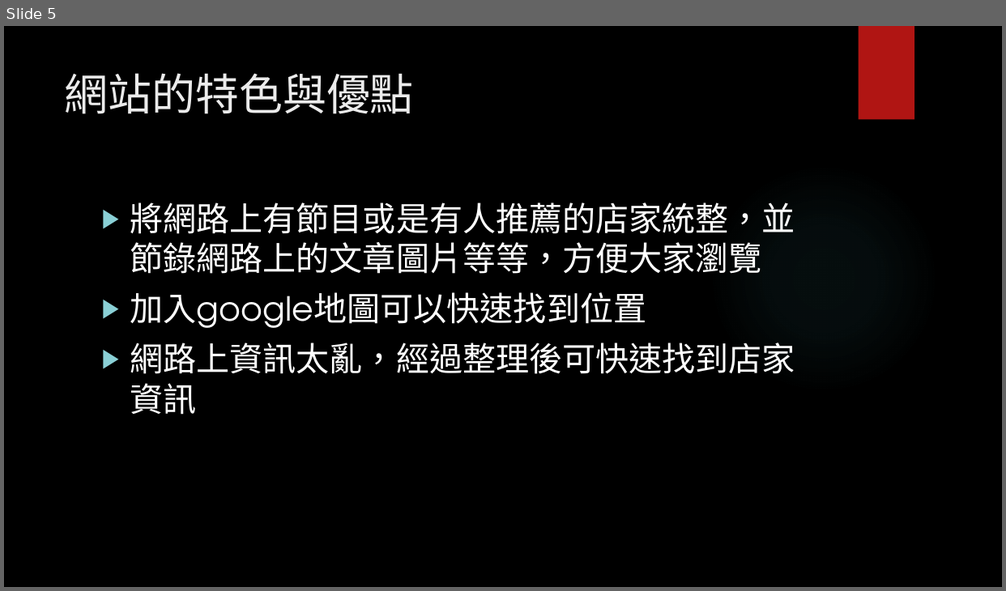
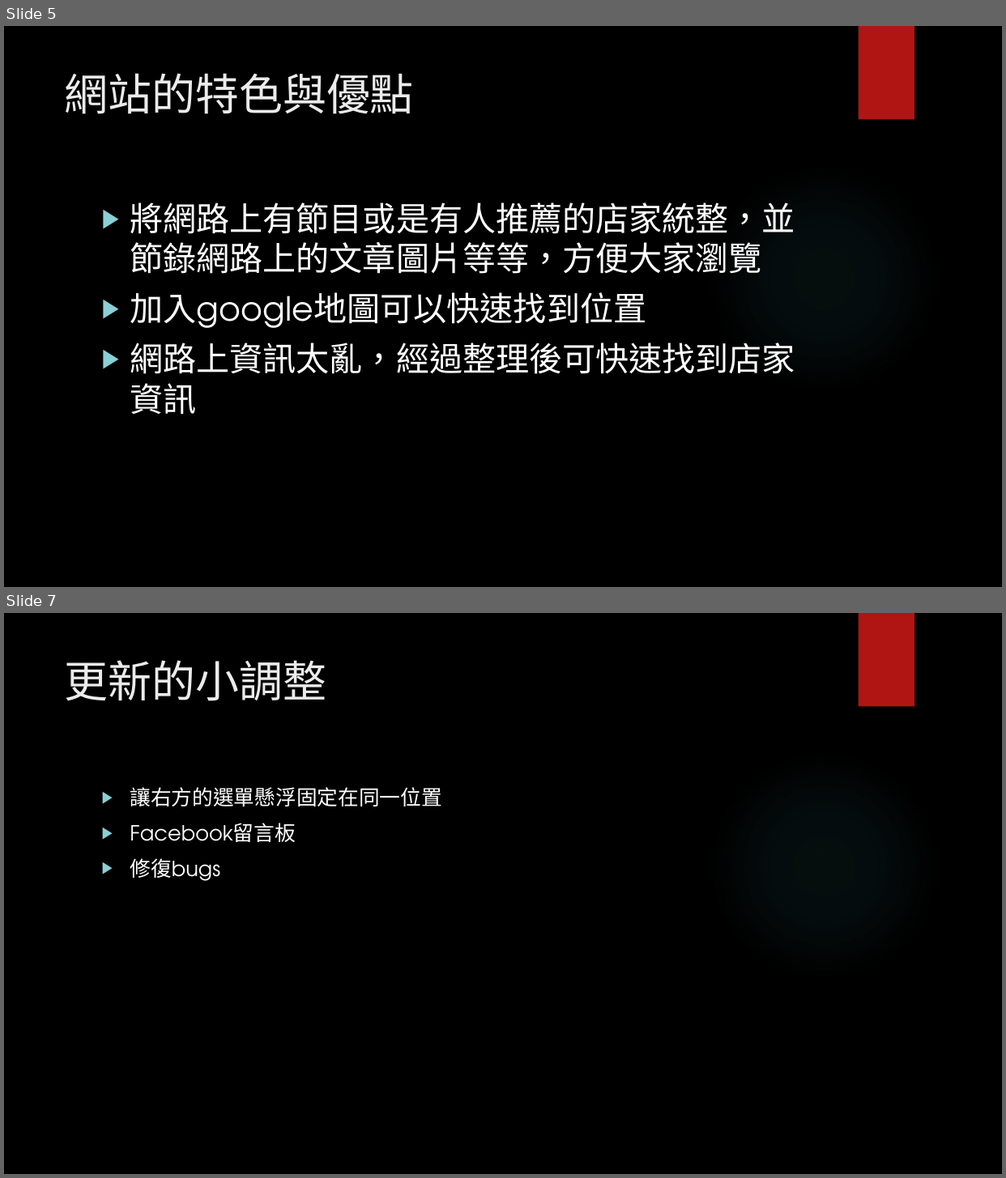
Before and after one commit to Yaoderrr/keelungfood, a slide deck: 報告.pptx. Shown one above the other, each under a label of ours: slide 5 before the commit, slides 5 and 7 after it; the slides between them are not shown. The pictures are 1006x591 and 1006x1178 pixels, drawn with LibreOffice and Linux fonts; fonts in the diff are those of the drawing; background and template pictures are left out. Boxes give left, top, right and bottom in pixels: in the first picture for what was removed or moved away, otherwise in the second. Text is boxed around its words. In the diff, an @@ line names an element or a change of style, - is before the commit and + after.

```diff
--- a/報告.pptx
+++ b/報告.pptx
@@ slide 7 added at (4,613,1002,1174), background picture (left out); not listed: 2 template elements that a slide beside it also shows @@
@@ title added at (65,660,326,701), 42 pt, text #EBEBEB @@
+更新的小調整
@@ text added at (130,787,442,881), 20 pt, text #FFFFFF @@
+▶ 讓右方的選單懸浮固定在同一位置
+▶ Facebook留言板
+▶ 修復bugs
```
Also in this commit, not shown: 4 slides changed, 5 other files.
